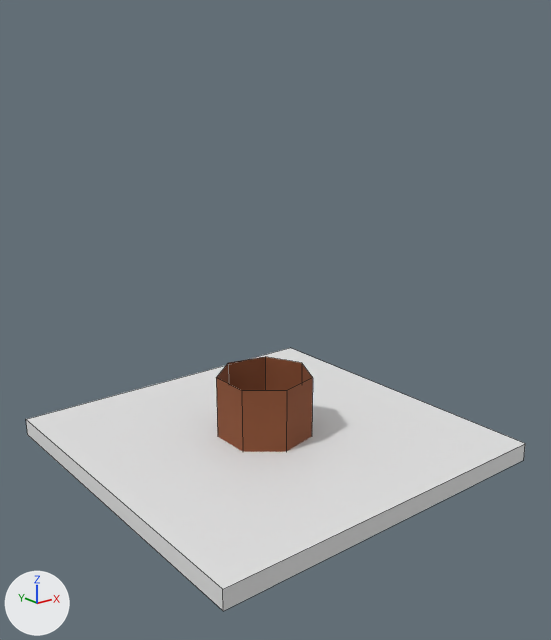
A saved change to the FBX model Assets/Resources/Models/Wood_4/Wood_4 01.FBX.
One viewpoint serves both versions: a 50 mm lens placed at (-1.205, -4.014, 0.99), pointed at (-0.01, -2.52, 0.393). Arrows for +X, +Y and +Z are at lower left; the lights stay in place. Mesh edges are drawn as thin lines. Where no turn or scale is listed for an object, it has been applied to the vertices.
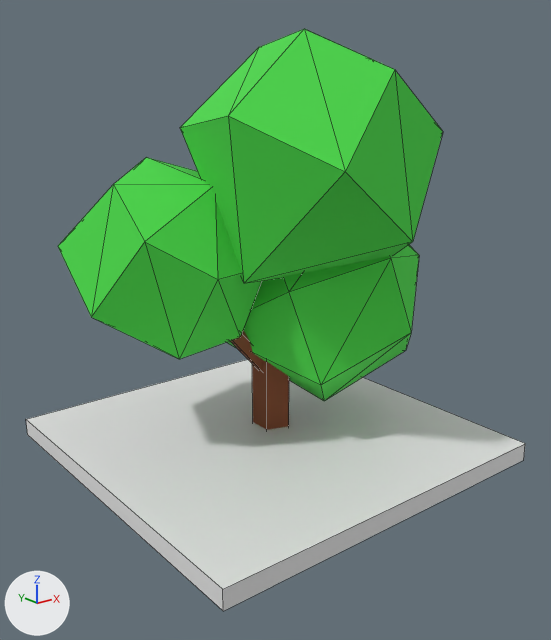
The newer file is also turned or shifted as a whole; pictures and numbers use the older file's frame.

Pixel boxes [x1, y1, x2, y2] of what changed, in the pictures (551 x 640 px):
'Sphere003', added (green): after [58, 29, 443, 401]
'Cone008', deleted (brown): before [216, 357, 313, 452]
'Cylinder002', added (brown): after [230, 330, 289, 430]

What the commit changed:
Picture 'up.jpg' (img_up_jpg) is new.
Material 'up' (mat_up) is new.
Its texture is img_up_jpg.
Its roughness is 0.859.
Mesh me_mesh_001_1 is new.
It has 48 vertices, 84 faces and spans x -0.962..-0.008, y -0.905..-0.123, z 0.102..1.101.
It uses material mat_up (picture img_up_jpg).
Mesh me_mesh_1 is new.
It has 20 vertices, 10 faces and spans x -0.763..-0.446, y -0.477..-0.369, z 0.018..0.504.
It uses material mat_down (picture img_down_jpg).
Object 'Cone008' (ob_cone008) is deleted.
Object 'Sphere003' (ob_sphere003) is new; it shows me_mesh_001_1.
Its location is (0.495, -1.96, 0.0).
Object 'Cylinder002' (ob_cylinder002) is new; it shows me_mesh_1.
Its location is (0.554, -2.005, 0.0).
